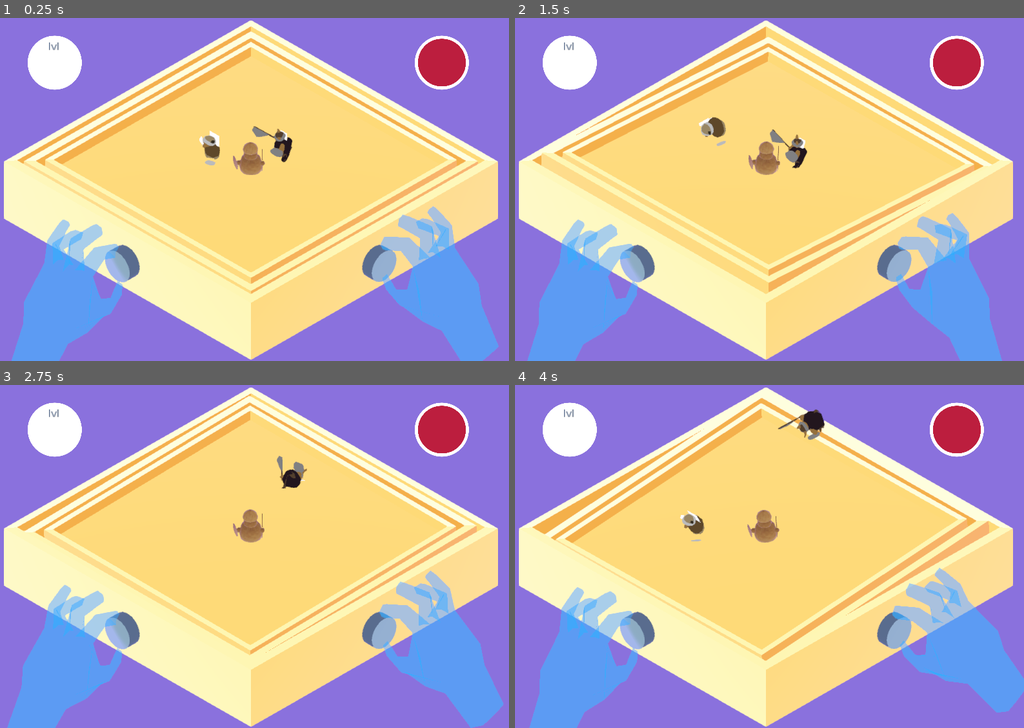
Above: before the commit, frames 1-4 (two rows, left to right).
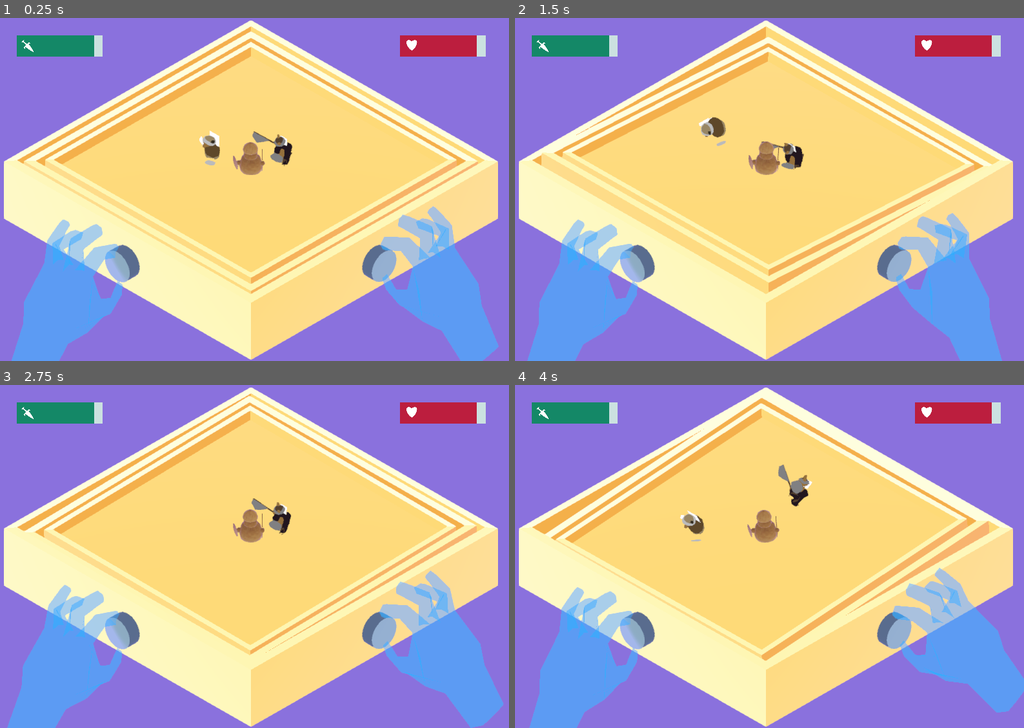
Above: after the commit, the same moments.

Repository: dannytaylor/ld49
Game: Godot game, scene res://levels/test_danny.tscn
Same seed, same stepped clock (60 frames per second), same inputs: the game is played once before the commit and once after it. The project has no main scene, so this scene is started directly.
Inputs (mouse positions are in pixels of both pictures, inside the frame that each line leads up to):
- Up to frame 1 (0.25 s): no input
- Up to frame 2 (1.5 s): move the mouse to (794, 189) at 0.52 s; move the mouse to (738, 189) at 1.27 s
- Up to frame 3 (2.75 s): move the mouse to (264, 549) at 2.02 s
- Up to frame 4 (4 s): move the mouse to (759, 563) at 2.77 s; move the mouse to (805, 559) at 3.52 s

The runs differ from the first frame. In frame 1, 3.8% of the frame differs, in the area x 3-96%, y 5-44%; in frame 2, 3.8%; in frame 3, 4.1%; in frame 4, 4.1%, in the area x 3-96%, y 5-36%.

Commit message:
basic ui bars proposed

Diff:
--- a/project/levels/test_danny.tscn
+++ b/project/levels/test_danny.tscn
@@ -10,8 +10,8 @@
 [ext_resource path="res://assets/meshes/player_mesh.tscn" type="PackedScene" id=8]
 [ext_resource path="res://assets/meshes/box_middle.glb" type="PackedScene" id=9]
 [ext_resource path="res://objects/Enemy/Enemy.tscn" type="PackedScene" id=10]
-[ext_resource path="res://assets/images/red_circle.png" type="Texture" id=11]
-[ext_resource path="res://assets/images/white_circle.png" type="Texture" id=12]
+[ext_resource path="res://assets/images/sword.png" type="Texture" id=11]
+[ext_resource path="res://assets/images/heart.png" type="Texture" id=12]
 
 [sub_resource type="BoxShape" id=1]
 
@@ -28,6 +28,18 @@
 ssao_light_affect = 1.0
 ssao_color = Color( 1, 1, 1, 1 )
 ssao_edge_sharpness = 16.0
+
+[sub_resource type="StyleBoxFlat" id=4]
+bg_color = Color( 0.741176, 0.121569, 0.247059, 1 )
+border_color = Color( 0.741176, 0.121569, 0.247059, 1 )
+
+[sub_resource type="StyleBoxFlat" id=5]
+bg_color = Color( 0.8, 0.886275, 0.882353, 1 )
+corner_detail = 16
+
+[sub_resource type="StyleBoxFlat" id=6]
+bg_color = Color( 0.0823529, 0.537255, 0.407843, 1 )
+border_color = Color( 0.741176, 0.121569, 0.247059, 1 )
 
 [node name="Spatial" type="Spatial"]
 
@@ -104,39 +116,54 @@
 
 [node name="UI" type="CanvasLayer" parent="."]
 
-[node name="HealthBar" type="TextureProgress" parent="UI"]
-margin_left = 980.0
+[node name="HealthBar" type="ProgressBar" parent="UI"]
+margin_left = 945.612
 margin_top = 40.0
-margin_right = 1236.0
-margin_bottom = 296.0
+margin_right = 1345.61
+margin_bottom = 140.0
 rect_scale = Vector2( 0.5, 0.5 )
-value = 100.0
-texture_under = ExtResource( 12 )
-texture_progress = ExtResource( 11 )
-fill_mode = 3
+custom_styles/fg = SubResource( 4 )
+custom_styles/bg = SubResource( 5 )
+value = 90.0
+percent_visible = false
 __meta__ = {
 "_edit_use_anchors_": false
 }
 
-[node name="TextureRect" type="TextureRect" parent="UI"]
-margin_left = 80.0
+[node name="XPBar" type="ProgressBar" parent="UI"]
+margin_left = 55.4999
 margin_top = 40.0
-margin_right = 336.0
-margin_bottom = 296.0
+margin_right = 455.5
+margin_bottom = 140.0
 rect_scale = Vector2( 0.5, 0.5 )
-texture = ExtResource( 12 )
+custom_styles/fg = SubResource( 6 )
+custom_styles/bg = SubResource( 5 )
+value = 90.0
+percent_visible = false
 __meta__ = {
 "_edit_use_anchors_": false
 }
 
-[node name="Label" type="Label" parent="UI/TextureRect"]
-margin_left = 96.6943
-margin_top = 34.0865
-margin_right = 159.694
-margin_bottom = 80.0865
-rect_scale = Vector2( 3.60874, 3.16148 )
-custom_colors/font_color = Color( 0.337255, 0.415686, 0.537255, 1 )
-text = "lvl"
+[node name="TexSword" type="TextureRect" parent="UI"]
+anchor_top = -0.00210224
+anchor_bottom = -0.00210224
+margin_left = 64.8687
+margin_top = 51.2726
+margin_right = 192.869
+margin_bottom = 179.273
+rect_scale = Vector2( 0.261754, 0.261754 )
+texture = ExtResource( 11 )
+__meta__ = {
+"_edit_use_anchors_": false
+}
+
+[node name="TexHeart" type="TextureRect" parent="UI"]
+margin_left = 955.961
+margin_top = 47.7024
+margin_right = 1083.96
+margin_bottom = 175.702
+rect_scale = Vector2( 0.273255, 0.248323 )
+texture = ExtResource( 12 )
 __meta__ = {
 "_edit_use_anchors_": false
 }
--- a/project/objects/Enemy/Enemy.tscn
+++ b/project/objects/Enemy/Enemy.tscn
@@ -9,6 +9,7 @@
 [sub_resource type="QuadMesh" id=3]
 
 [node name="Enemy" type="RigidBody"]
+gravity_scale = 2.0
 
 [node name="CollisionShape" type="CollisionShape" parent="."]
 shape = SubResource( 1 )
Binary file added: project/assets/images/heart.png
Not shown, added: project/assets/images/heart.png.import
Binary file added: project/assets/images/sword.png
Not shown, added: project/assets/images/sword.png.import
Not shown: 1 places in project/levels/test_danny.tscn that only renumber resources
